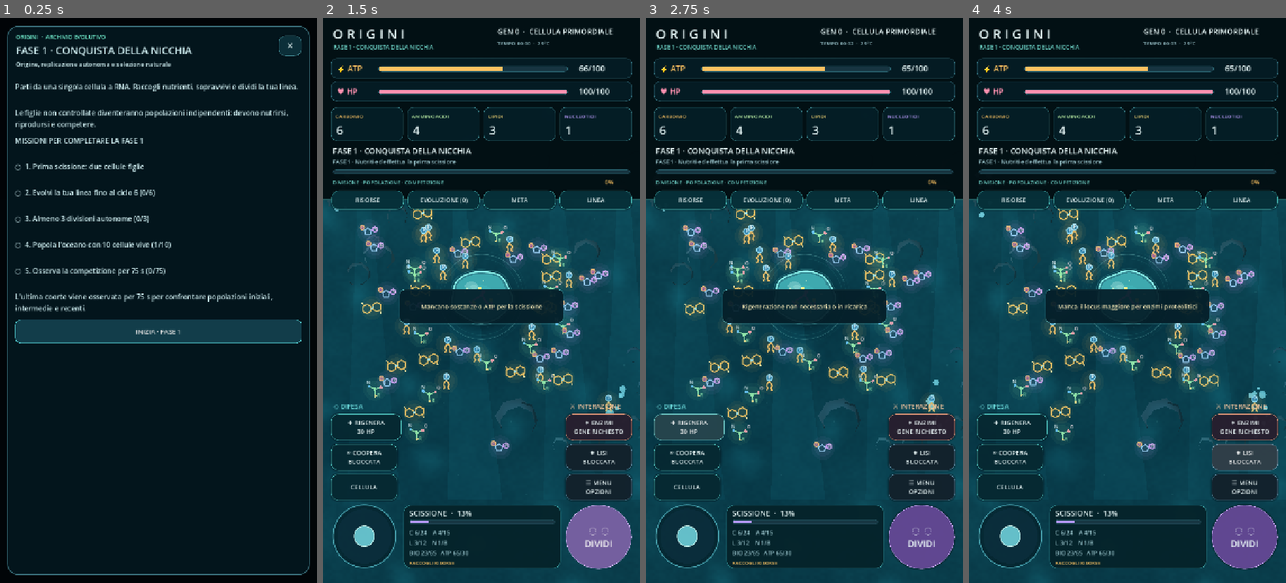
Above: before the commit, frames 1-4 (left to right).
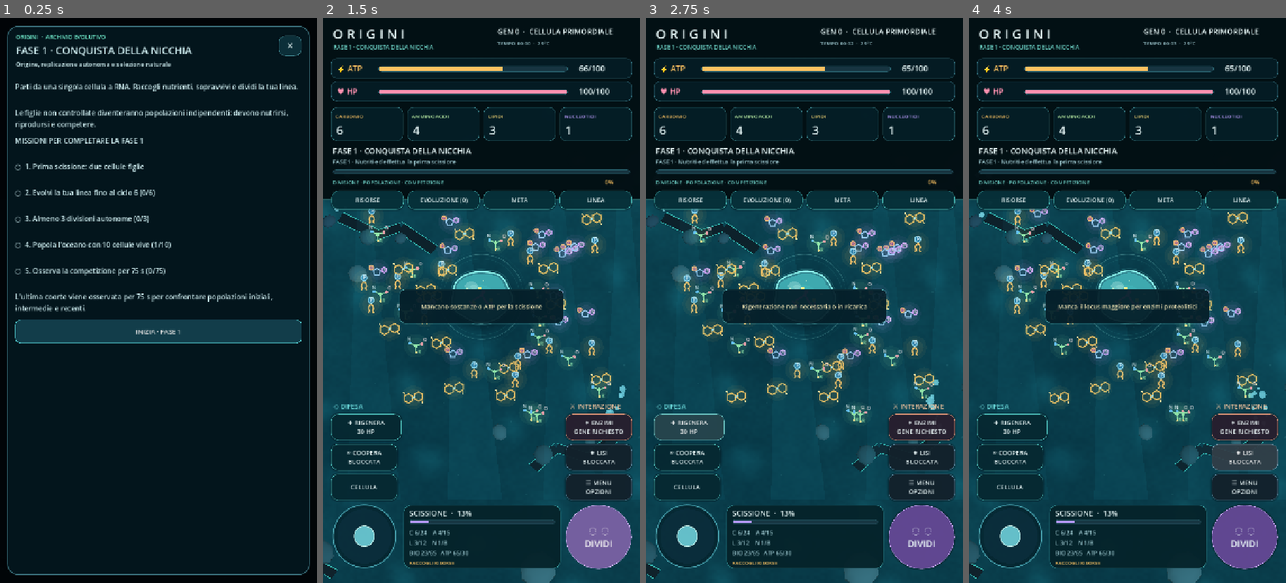
Above: after the commit, the same moments.

Repository: scorbetta17-gif/Origini
Game: Godot game, scene res://scenes/Main.tscn
The game is run twice, just before and just after one commit, with the same random seed, the same clock (stepped at 60 frames per second) and the same inputs.
Inputs:
- Up to frame 1 (0.25 s): no input
- Up to frame 2 (1.5 s): click "INIZIA · FASE 1" at 0.5 s; click "◌ ◌ DIVIDI" at 1.25 s
- Up to frame 3 (2.75 s): click "✚ RIGENERA 30 HP" at 2 s
- Up to frame 4 (4 s): click "✦ ENZIMI GENE RICHIESTO" at 2.75 s; click "✷ LISI BLOCCATA" at 3.5 s

The runs differ from the first frame. In frame 2, 8.3% of the frame differs, in the area x 0-100%, y 32-100%; in frame 3, 8.3%; in frame 4, 8.5%.

Commit message:
Use reliable native low-poly rock and volcanic cone mesh geometry for proper overhead 3D lighting and mobile rendering

Diff:
--- a/src/primordial_ocean.gd
+++ b/src/primordial_ocean.gd
@@ -28,6 +28,7 @@
         var material := StandardMaterial3D.new()
         material.albedo_color = tint
         material.roughness = .94
+        material.cull_mode = BaseMaterial3D.CULL_DISABLED
         mineral_mats.append(material)
     dark_crack = _mat(Color(.018,.084,.12))
     crack_rim = _mat(Color(.19,.55,.51),.62)
@@ -86,6 +87,7 @@
     material.albedo_color = color
     material.roughness = .83
     material.metallic = 0.0
+    material.cull_mode = BaseMaterial3D.CULL_DISABLED
     if emission > 0.0:
         material.emission_enabled = true
         material.emission = Color(color.r,color.g,color.b)
@@ -110,33 +112,20 @@
     add_child(ground)
 
 func _stone(at: Vector3, radius: float, rng: RandomNumberGenerator) -> void:
-    var geo := SurfaceTool.new()
-    geo.begin(Mesh.PRIMITIVE_TRIANGLES)
-    var sides: int = 8
-    var angle_shift: float = rng.randf()*TAU
-    var heights: Array[float] = [.02,.36,.76,1.0]
-    var widths: Array[float] = [.88,1.0,.77,.25]
-    var rings: Array = []
-    for level in range(4):
-        var ring: Array[Vector3] = []
-        for j in range(sides):
-            var a: float = angle_shift+TAU*float(j)/float(sides)
-            var r: float = radius*widths[level]*rng.randf_range(.87,1.13)
-            ring.append(Vector3(cos(a)*r,radius*heights[level],sin(a)*r))
-        rings.append(ring)
-    for level in range(3):
-        for j in range(sides):
-            var nxt: int = (j+1)%sides
-            # Reverse winding to expose upward/outward normals to the light.
-            _triangle(geo,rings[level][j],rings[level+1][j],rings[level][nxt])
-            _triangle(geo,rings[level][nxt],rings[level+1][j],rings[level+1][nxt])
-    for j in range(sides):
-        _triangle(geo,rings[3][j],Vector3(0,radius*.98,0),rings[3][(j+1)%sides])
-    geo.generate_normals()
+    # Mesh low-poly nativa: facce coerenti e leggibili nella vista dall'alto,
+    # anche sul renderer Android Compatibility.
+    var mesh := SphereMesh.new()
+    mesh.radius = 1.0
+    mesh.height = 2.0
+    mesh.radial_segments = 8
+    mesh.rings = 4
     var rock := MeshInstance3D.new()
-    rock.mesh = geo.commit()
+    rock.mesh = mesh
+    rock.position = at+Vector3(0,radius*.34,0)
+    rock.scale = Vector3(radius*rng.randf_range(.79,1.12),
+        radius*rng.randf_range(.48,.79),radius*rng.randf_range(.83,1.15))
+    rock.rotation.y = rng.randf()*TAU
     rock.material_override = mineral_mats[rng.randi_range(0,mineral_mats.size()-1)]
-    rock.position = at
     rock.cast_shadow = GeometryInstance3D.SHADOW_CASTING_SETTING_OFF
     add_child(rock)
 
@@ -146,32 +135,20 @@
     st.add_vertex(c)
 
 func _volcano(at: Vector3, radius: float, height: float, rng: RandomNumberGenerator) -> void:
-    # Sezione aperta e tronco con facce rocciose. Sotto la bocca si vede
-    # un nucleo caldo soltanto nei due luoghi pericolosi del gameplay.
-    var segments: int = 15
-    var crust := SurfaceTool.new()
-    crust.begin(Mesh.PRIMITIVE_TRIANGLES)
-    for i in range(segments):
-        var a0: float = TAU*float(i)/float(segments)
-        var a1: float = TAU*float(i+1)/float(segments)
-        var base0 := at+Vector3(cos(a0)*radius,0,sin(a0)*radius)
-        var base1 := at+Vector3(cos(a1)*radius,0,sin(a1)*radius)
-        var mid0 := at+Vector3(cos(a0)*radius*.77,height*.49,sin(a0)*radius*.77)
-        var mid1 := at+Vector3(cos(a1)*radius*.77,height*.49,sin(a1)*radius*.77)
-        var top0 := at+Vector3(cos(a0)*radius*.31,height,sin(a0)*radius*.31)
-        var top1 := at+Vector3(cos(a1)*radius*.31,height,sin(a1)*radius*.31)
-        # Outward-facing normals; previous reversed winding looked like a
-        # featureless dark disk from the overhead camera.
-        _triangle(crust,base0,mid0,base1)
-        _triangle(crust,base1,mid0,mid1)
-        _triangle(crust,mid0,top0,mid1)
-        _triangle(crust,mid1,top0,top1)
-    crust.generate_normals()
+    # Frustoconical volcanic cone with reliable outward-facing normals and
+    # faceted top-down 3D silhouette, unlike hand-wound surface strips.
+    var cone := CylinderMesh.new()
+    cone.top_radius = radius*.315
+    cone.bottom_radius = radius
+    cone.height = height
+    cone.radial_segments = 14
+    cone.rings = 3
     var volcano := MeshInstance3D.new()
     volcano.name = "Camino_vulcanico_minerale"
     volcano.add_to_group("primordial_volcano")
-    volcano.mesh = crust.commit()
-    volcano.material_override = mineral_mats[2]
+    volcano.mesh = cone
+    volcano.position = at+Vector3(0,height*.50,0)
+    volcano.material_override = mineral_mats[3]
     volcano.cast_shadow = GeometryInstance3D.SHADOW_CASTING_SETTING_OFF
     add_child(volcano)
     var crater := CylinderMesh.new()
